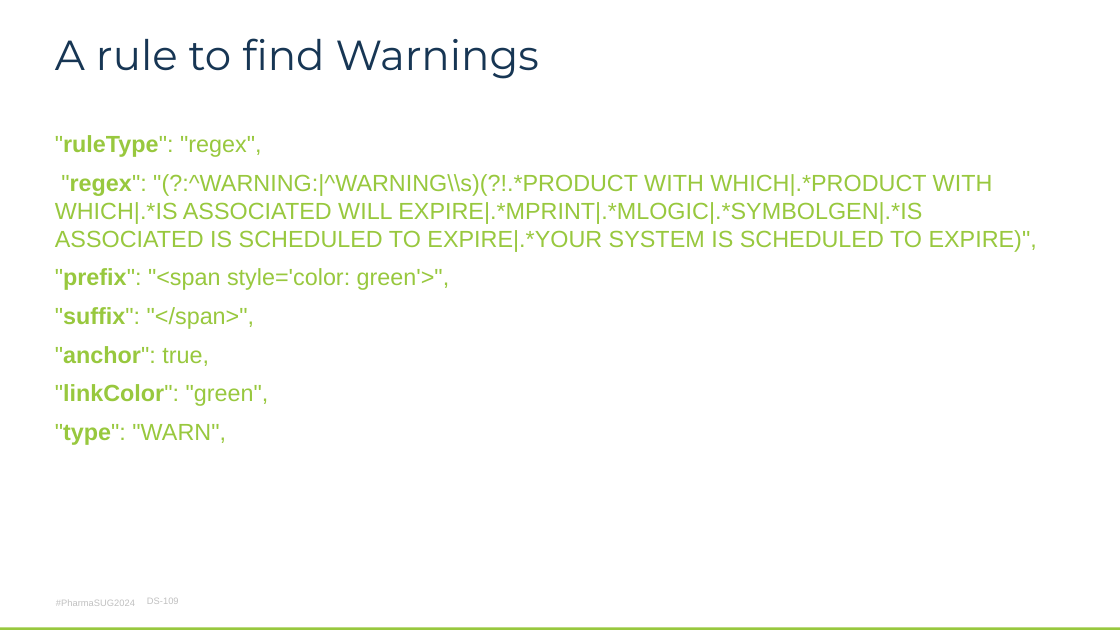
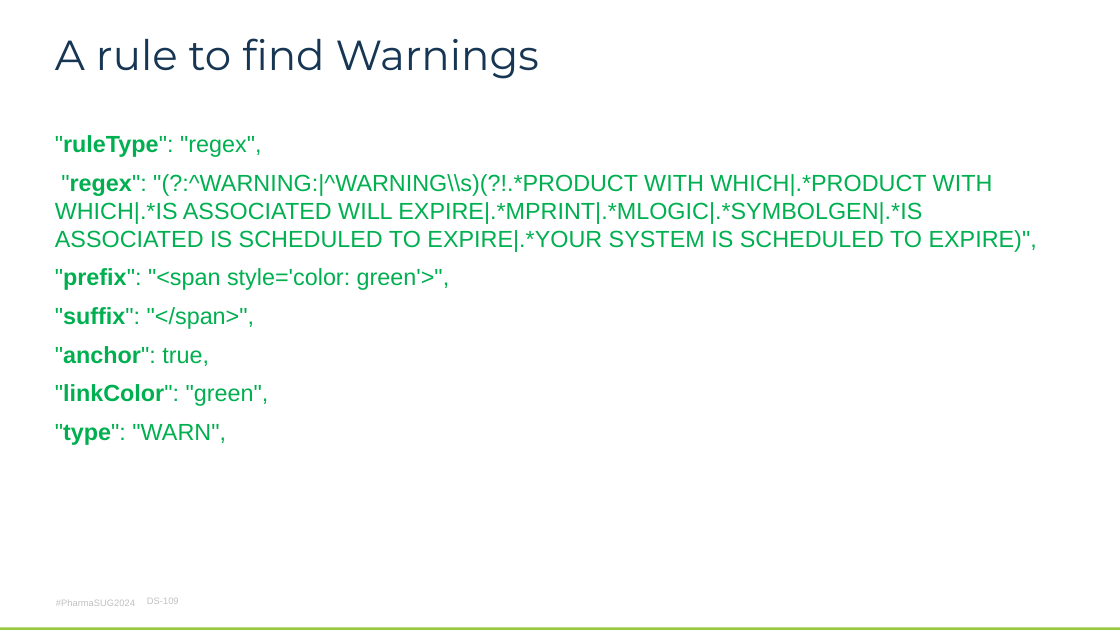
Before and after one commit to philipmason/Wood-Street-Consultants, a slide deck: slide 9 of Papers/2024/Pharmasug 2024/DS-109.pptx. Drawn at 1120x630 pixels with LibreOffice and Linux fonts; fonts in the diff are those of the drawing; background and template pictures are left out. Boxes give left, top, right and bottom in pixels: in the first picture for what was removed or moved away, otherwise in the second. Text is boxed around its words. In the diff, an @@ line names an element or a change of style, - is before the commit and + after.

```diff
--- a/Papers/2024/Pharmasug 2024/DS-109.pptx
+++ b/Papers/2024/Pharmasug 2024/DS-109.pptx
@@ text ""ruleType": "regex"," at [55, 135, 1037, 445]: text colour #98C83E to #00B050 @@
```
Also in this commit, not shown: 10 other slides changed, 2 other files.
